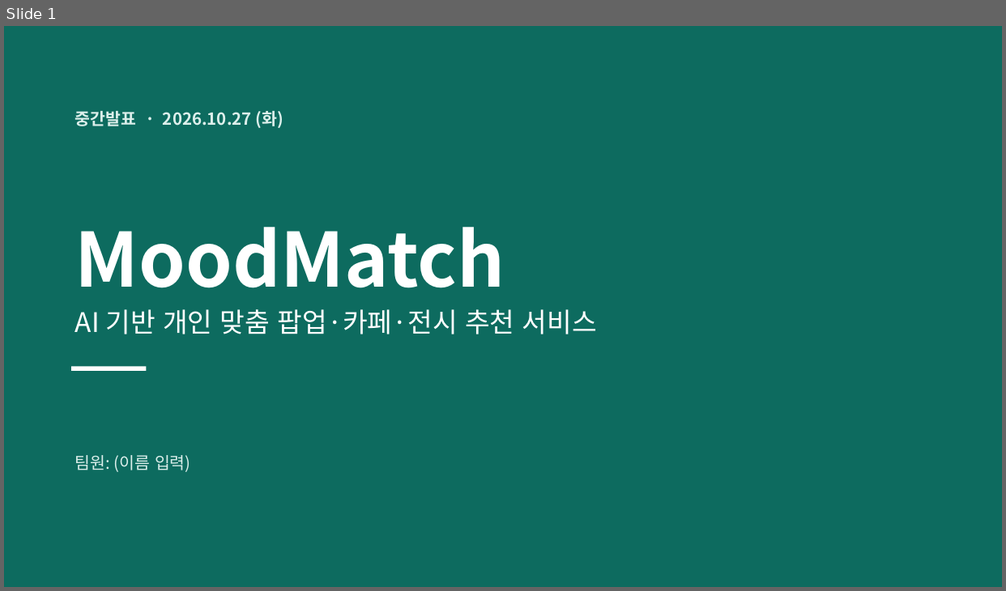
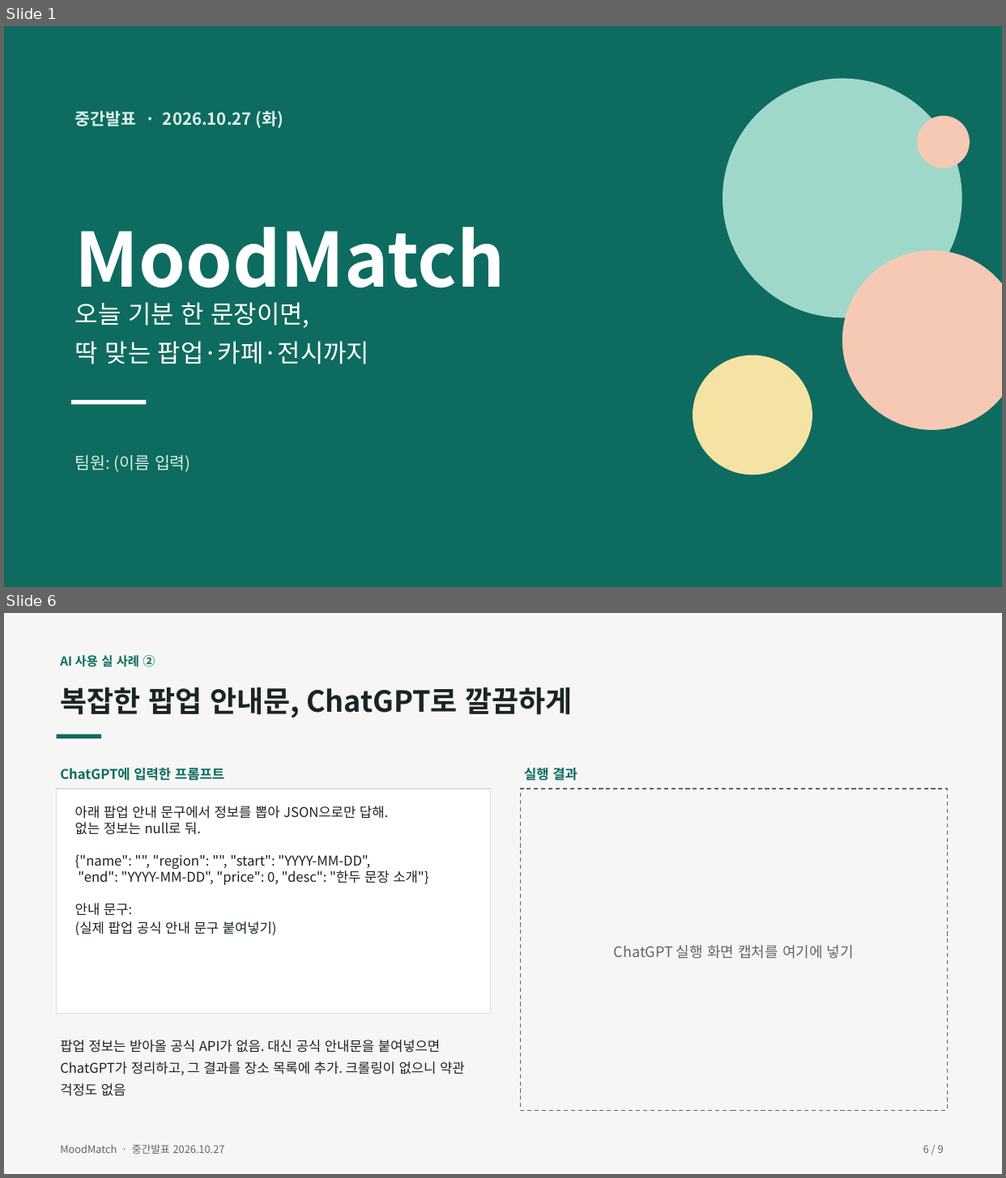
Before and after one commit to junwoo906/MoodMatch, a slide deck: docs/MoodMatch_중간발표.pptx. Shown one above the other, each under a label of ours: slide 1 before the commit, slides 1 and 6 after it; the slides between them are not shown. The pictures are 1006x591 and 1006x1178 pixels, drawn with LibreOffice and Linux fonts; fonts in the diff are those of the drawing. Boxes give left, top, right and bottom in pixels: in the first picture for what was removed or moved away, otherwise in the second. Text is boxed around its words. In the diff, an @@ line names an element or a change of style, - is before the commit and + after.

```diff
--- a/docs/MoodMatch_중간발표.pptx
+++ b/docs/MoodMatch_중간발표.pptx
@@ slide 6 added at [4,613,1002,1174], background #F6F7F5 @@
@@ text added at [60,655,155,667], 12 pt, text #0D6B5F, bold @@
+AI 사용 실 사례 ②
@@ text added at [60,688,573,718], 28 pt, text #1B2422, bold @@
+복잡한 팝업 안내문, ChatGPT로 깔끔하게
@@ rectangle added at [57,735,101,739], fill #0D6B5F @@
@@ text added at [60,768,224,781], 13 pt, text #0D6B5F, bold @@
+ChatGPT에 입력한 프롬프트
@@ text added at [524,768,577,781], 13 pt, text #0D6B5F, bold @@
+실행 결과
@@ rectangle added at [57,789,491,1013], fill #FFFFFF, outline #D9DFDC 1 pt @@
@@ text added at [75,806,428,935], 13 pt, text #1B2422 @@
+아래 팝업 안내 문구에서 정보를 뽑아 JSON으로만 답해.
+없는 정보는 null로 둬.
+{"name": "", "region": "", "start": "YYYY-MM-DD",
+"end": "YYYY-MM-DD", "price": 0, "desc": "한두 문장 소개"}
+안내 문구:
+(실제 팝업 공식 안내 문구 붙여넣기)
@@ rectangle added at [521,789,948,1111], outline #5C6865 1 pt dashed @@
@@ text added at [614,945,854,959], 14 pt, text #5C6865 @@
+ChatGPT 실행 화면 캡처를 여기에 넣기
@@ text added at [60,1040,465,1097], 13 pt, text #1B2422 @@
+팝업 정보는 받아올 공식 API가 없음. 대신 공식 안내문을 붙여넣으면 ChatGPT가 정리하고, 그 결과를 장소 목록에 추가. 크롤링이 없으니 약관 걱정도 없음
@@ text added at [60,1144,225,1154], 10 pt, text #5C6865 @@
+MoodMatch · 중간발표 2026.10.27
@@ text added at [923,1145,944,1153], 10 pt, text #5C6865 @@
+6 / 9
@@ slide 1 changed as well @@
@@ ellipse added at [722,79,962,318], fill #9FD8CB @@
@@ ellipse added at [918,116,970,169], fill #F6C9B5 @@
@@ ellipse added at [842,250,1002,430], fill #F6C9B5 @@
@@ text at [75,302,369,365]: text changed; size 26 to 24 pt @@
-AI 기반 개인 맞춤 팝업·카페·전시 추천 서비스
+오늘 기분 한 문장이면,
+딱 맞는 팝업·카페·전시까지
@@ ellipse added at [692,356,812,476], fill #F5E3A3 @@
@@ rectangle: place and size @@
-rectangle at [71,367,147,371]
+rectangle at [71,400,147,405]
```
Also in this commit, not shown: 6 other slides changed, 1 other slide added, 3 slides removed, 4 other files.
